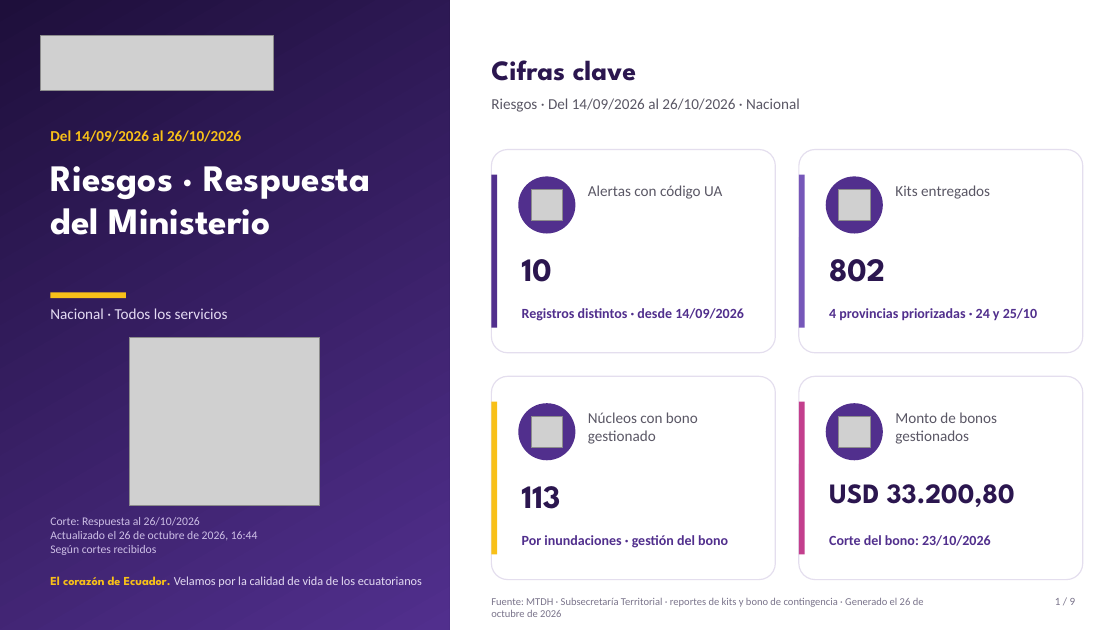
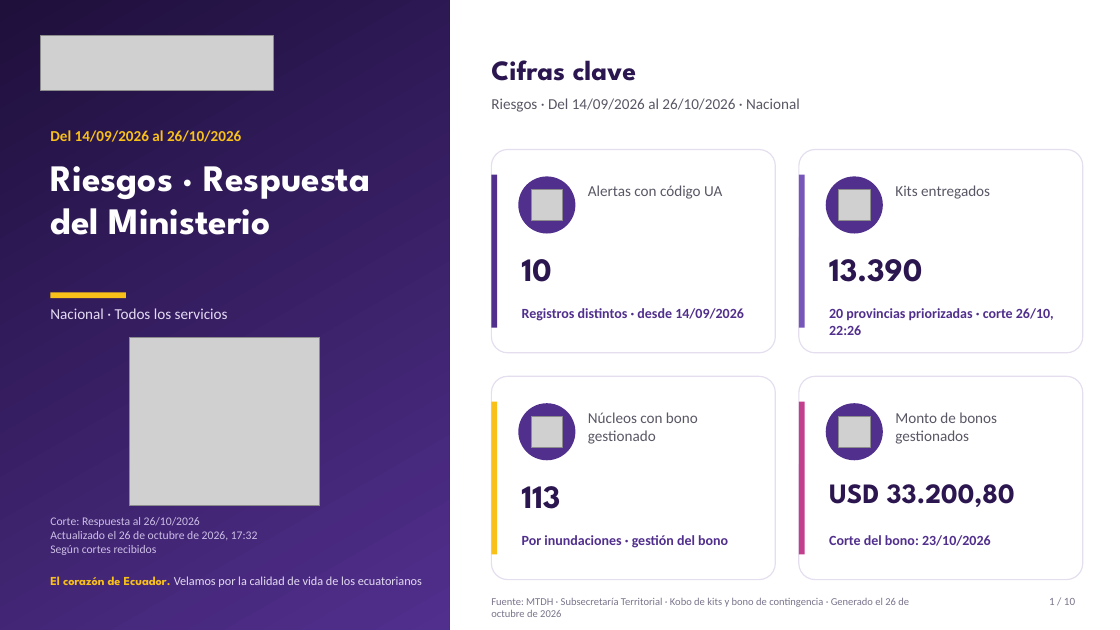
Before and after one commit to JuanAmbuludi/Sistema-Reporte-MTDH, a slide deck: slide 1 of docs/reportes/Seguimiento_ENOS_2026-10-26.pptx. Drawn at 1120x630 pixels with LibreOffice and Linux fonts; fonts in the diff are those of the drawing; grey boxes stand for pictures. Boxes give left, top, right and bottom in pixels: in the first picture for what was removed or moved away, otherwise in the second. Text is boxed around its words. In the diff, an @@ line names an element or a change of style, - is before the commit and + after.

Commit message:
Actualizar kits Kobo y confirmar 99 UA suspendidas con desglose y boletín de tres páginas

```diff
--- a/docs/reportes/Seguimiento_ENOS_2026-10-26.pptx
+++ b/docs/reportes/Seguimiento_ENOS_2026-10-26.pptx
@@ text at box(829, 259, 922, 282): text changed @@
-802
+13.390
@@ text at box(829, 308, 1054, 335): text changed @@
-4 provincias priorizadas · 24 y 25/10
+20 provincias priorizadas · corte 26/10, 22:26
@@ text at box(50, 531, 258, 540): text changed @@
-Actualizado el 26 de octubre de 2026, 16:44
+Actualizado el 26 de octubre de 2026, 17:32
@@ text at box(491, 598, 909, 617): text changed @@
-Fuente: MTDH · Subsecretaría Territorial · reportes de kits y bono de contingencia · Generado el 26 de octubre de 2026
+Fuente: MTDH · Subsecretaría Territorial · Kobo de kits y bono de contingencia · Generado el 26 de octubre de 2026
@@ text at box(1049, 598, 1075, 605): text changed @@
-1 / 9
+1 / 10
```
Also in this commit, not shown: 8 other slides changed, 1 slide added, 17 other files.
